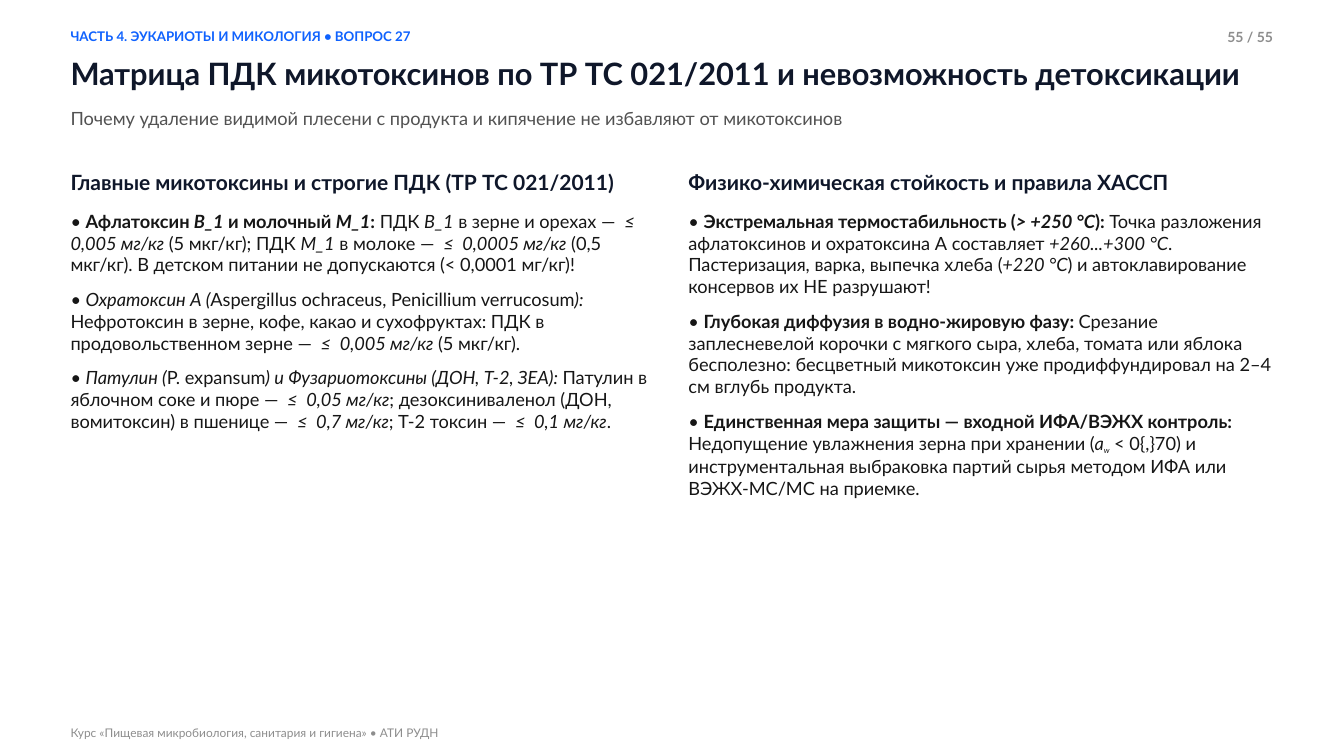
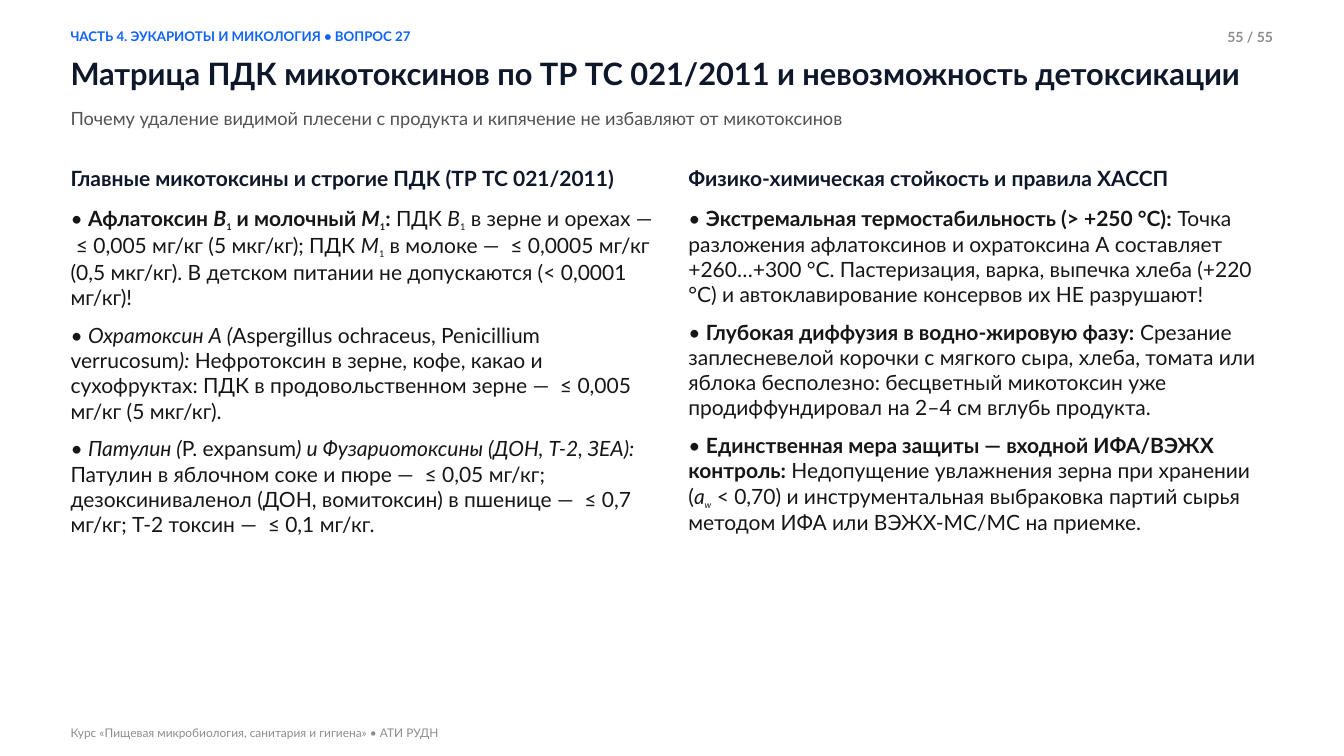
Before and after one commit to yaroslavtsevam/microbio-ati-rudn.github.io, a slide deck: slide 55 of assets/presentations/Lecture_02_Microbiology.pptx. Drawn at 1344x756 pixels with LibreOffice and Linux fonts; fonts in the diff are those of the drawing. Boxes give left, top, right and bottom in pixels: in the first picture for what was removed or moved away, otherwise in the second. Text is boxed around its words. In the diff, an @@ line names an element or a change of style, - is before the commit and + after.

Commit message:
Fix Lecture 2 presentation: enlarge body text in PPTX, fix math/chem formulas, transparent headerless SVG schemes, add 6 fungi illustrations

```diff
--- a/assets/presentations/Lecture_02_Microbiology.pptx
+++ b/assets/presentations/Lecture_02_Microbiology.pptx
@@ text at <box>688,209,1251,306</box>: text changed; size 13 to 15 pt @@
-• Экстремальная термостабильность (> +250 °C): Точка разложения афлатоксинов и охратоксина А составляет +260...+300 °C. Пастеризация, варка, выпечка хлеба (+220 °C) и автоклавирование консервов их НЕ разрушают!
+• Экстремальная термостабильность (> +250 °C): Точка разложения афлатоксинов и охратоксина А составляет +260…+300 °C. Пастеризация, варка, выпечка хлеба (+220 °C) и автоклавирование консервов их НЕ разрушают!
@@ text at <box>71,210,650,308</box>: text changed; size 13 to 15 pt @@
-• Афлатоксин B_1 и молочный M_1: ПДК B_1 в зерне и орехах — ≤ 0,005 мг/кг (5 мкг/кг); ПДК M_1 в молоке — ≤ 0,0005 мг/кг (0,5 мкг/кг). В детском питании не допускаются (< 0,0001 мг/кг)!
+• Афлатоксин B1 и молочный M1: ПДК B1 в зерне и орехах — ≤ 0,005 мг/кг (5 мкг/кг); ПДК M1 в молоке — ≤ 0,0005 мг/кг (0,5 мкг/кг). В детском питании не допускаются (< 0,0001 мг/кг)!
@@ text at <box>71,327,634,535</box>: size 13 to 15 pt in "• Охратоксин А (Aspergillus ochraceus, Penicillium verrucosu ...", "• Патулин (P. expansum) и Фузариотоксины (ДОН, ..."; italic off in "≤ 0,005 мг/кг", "≤ 0,05 мг/кг; ≤ 0,7 мг/кг; ≤ ..." @@
@@ text at <box>688,324,1255,419</box>: size 13 to 15 pt in "• Глубокая диффузия в водно-жировую фазу: Срезание ..." @@
@@ text at <box>688,437,1250,534</box>: text changed; size 13 to 15 pt @@
-• Единственная мера защиты — входной ИФА/ВЭЖХ контроль: Недопущение увлажнения зерна при хранении (aw < 0{,}70) и инструментальная выбраковка партий сырья методом ИФА или ВЭЖХ-МС/МС на приемке.
+• Единственная мера защиты — входной ИФА/ВЭЖХ контроль: Недопущение увлажнения зерна при хранении (aw < 0,70) и инструментальная выбраковка партий сырья методом ИФА или ВЭЖХ-МС/МС на приемке.
```
Also in this commit, not shown: 54 other slides changed, 20 other files.
